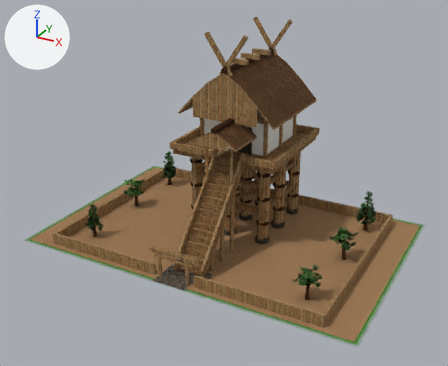
A saved change to the Blender file buildings/cur/48_nara_taisha_izumo/nara_taisha_izumo.blend.
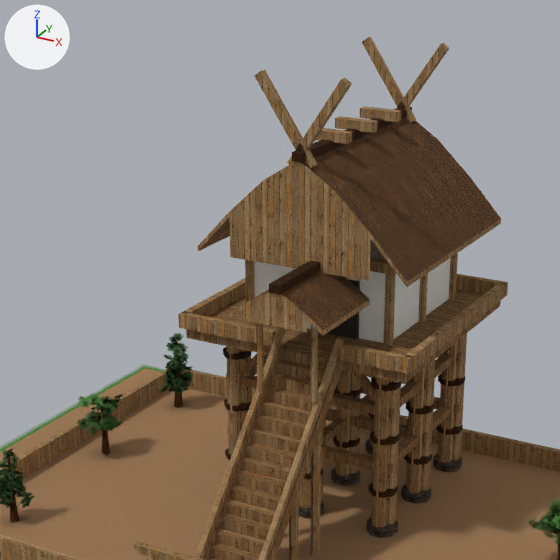
There are two pictures of each version: one whole from a 50 mm camera at (6.55, -9.45, 5.15) aimed at (2.06, -1.29, 1.07), one close up on the part from 20% to 77% of the width and 0% to 70% of the height. The lights are fixed; the arrows at upper left show +X, +Y and +Z. The last two pictures show the newer version.

The first close-up shows 'Tree_cedar_870', 'Tree_cedar_874', 'Tree_pine_872', 'Tree_pine_873', 'nara_taisha_izumo_mesh'.
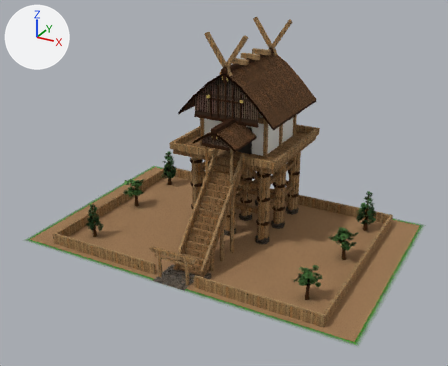
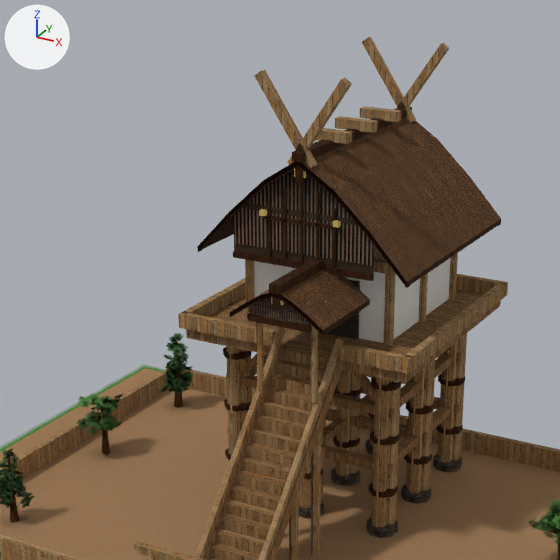
Location of each change, (x1, y1, x2, y2) in pixels of the close-ups (560 x 560 px):
part 1 of me_nara_taisha_izumo_mesh, added (brown): after (233, 251, 374, 281)
part 2 of me_nara_taisha_izumo_mesh, added: after (295, 166, 304, 183)
part 3 of me_nara_taisha_izumo_mesh, added: after (259, 209, 267, 216)
part 4 of me_nara_taisha_izumo_mesh, added: after (333, 220, 341, 228)
part 5 of me_nara_taisha_izumo_mesh, added: after (262, 215, 342, 230)
part 6 of me_nara_taisha_izumo_mesh, added: after (267, 199, 271, 257)
part 7 of me_nara_taisha_izumo_mesh, added: after (283, 187, 287, 260)
part 8 of me_nara_taisha_izumo_mesh, added: after (300, 183, 303, 263)
part 9 of me_nara_taisha_izumo_mesh, added: after (316, 192, 320, 260)
part 10 of me_nara_taisha_izumo_mesh, added: after (332, 208, 336, 268)
part 11 of me_nara_taisha_izumo_mesh, added (brown): after (247, 314, 311, 333)
part 12 of me_nara_taisha_izumo_mesh, added: after (272, 297, 281, 308)
part 13 of me_nara_taisha_izumo_mesh, cut back: before (229, 165, 371, 333); after (198, 162, 409, 334)
part 14 of me_nara_taisha_izumo_mesh, recoloured: (197, 162, 501, 336) in both

Patch to the scene script:
```diff
--- a/buildings/cur/48_nara_taisha_izumo/nara_taisha_izumo.blend.py
+++ b/buildings/cur/48_nara_taisha_izumo/nara_taisha_izumo.blend.py
@@ img_tsuma_kirengoshi_png @@
+img_tsuma_kirengoshi_png = load_image('tsuma_kirengoshi.png', '../../../Texture/tsuma_kirengoshi.png', 512, 256, 'sRGB')
@@ mat_nara_goldfinial @@
+mat_nara_goldfinial = principled_material('Nara_GoldFinial')
+mat_nara_goldfinial.base_color = (0.76, 0.58, 0.18)  # yellow #e2c876
+mat_nara_goldfinial.metallic = 0.35
+mat_nara_goldfinial.roughness = 0.45
+mat_nara_goldfinial.specular_ior_level = 0.14
@@ mat_nara_tsumakirengoshi @@
+mat_nara_tsumakirengoshi = bpy.data.materials.new('Nara_TsumaKirengoshi')
+# uses the picture img_tsuma_kirengoshi_png
@@ me_nara_taisha_izumo_mesh @@
 # used by ob_nara_taisha_izumo_mesh; location = (0.0, 0.0, 0.0)
-me_nara_taisha_izumo_mesh.from_pydata(...)  # 1784 vertices, 1219 faces; spans x -0.97..4.97, y -2.97..0.97, z 0.0..3.45
+me_nara_taisha_izumo_mesh.from_pydata(...)  # 2220 vertices, 1483 faces; spans x -0.97..4.97, y -2.97..0.97, z 0.0..3.45
+# me_nara_taisha_izumo_mesh part 1: a new loose piece, a box spanning x 1.427..2.573, y -1.143..-1.115, z 2.058..2.106, in mat_nara_wooddark
+# me_nara_taisha_izumo_mesh part 2: a new loose piece, a box spanning x 1.971..2.029, y -1.171..-1.147, z 2.705..2.82, in mat_nara_wooddark
+# me_nara_taisha_izumo_mesh part 3: a new loose piece, a box spanning x 1.68..1.724, y -1.18..-1.144, z 2.422..2.462, in mat_nara_goldfinial (yellow #e2c876)
+# me_nara_taisha_izumo_mesh part 4: a new loose piece, a box spanning x 2.276..2.32, y -1.18..-1.144, z 2.422..2.462, in mat_nara_goldfinial (yellow #e2c876)
+# me_nara_taisha_izumo_mesh part 5: a new loose piece, a box spanning x 1.679..2.321, y -1.141..-1.125, z 2.392..2.416, in mat_nara_wooddark
+# me_nara_taisha_izumo_mesh part 6: a new loose piece, a box spanning x 1.726..1.746, y -1.141..-1.125, z 2.106..2.542, in mat_nara_wooddark
+# me_nara_taisha_izumo_mesh part 7: a new loose piece, a box spanning x 1.858..1.878, y -1.141..-1.125, z 2.106..2.64, in mat_nara_wooddark
+# me_nara_taisha_izumo_mesh part 8: a new loose piece, a box spanning x 1.99..2.01, y -1.141..-1.125, z 2.106..2.739, in mat_nara_wooddark
+# me_nara_taisha_izumo_mesh part 9: a new loose piece, a box spanning x 2.122..2.142, y -1.141..-1.125, z 2.106..2.64, in mat_nara_wooddark
+# me_nara_taisha_izumo_mesh part 10: a new loose piece, a box spanning x 2.254..2.274, y -1.141..-1.125, z 2.106..2.542, in mat_nara_wooddark
+# me_nara_taisha_izumo_mesh part 11: a new loose piece, a box spanning x 1.893..2.387, y -1.723..-1.695, z 1.828..1.875, in mat_nara_wooddark
+# me_nara_taisha_izumo_mesh part 12: a new loose piece, a box spanning x 2.111..2.169, y -1.751..-1.727, z 1.975..2.05, in mat_nara_wooddark
+# me_nara_taisha_izumo_mesh part 13: 6 vertices removed from x 1.43..2.57, y -1.76..-1.04, z 1.84..2.07; 165 vertices added at x 1.14..2.86, y -1.76..-1.04, z 1.84..2.87
+# me_nara_taisha_izumo_mesh part 14: 40 faces spanning x 1.14..2.86, y -1.76..0.62, z 1.84..2.87 switch from mat_nara_woodpale to mat_nara_wooddark
+# other edits to the shape of me_nara_taisha_izumo_mesh do not show in these pictures
 me_nara_taisha_izumo_mesh.materials.append(mat_nara_hiwada)
@@ me_nara_taisha_izumo_mesh @@
 me_nara_taisha_izumo_mesh.materials.append(mat_nara_featheredlawn_s0)
+me_nara_taisha_izumo_mesh.materials.append(mat_nara_goldfinial)  # yellow #e2c876
+me_nara_taisha_izumo_mesh.materials.append(mat_nara_tsumakirengoshi)
```
